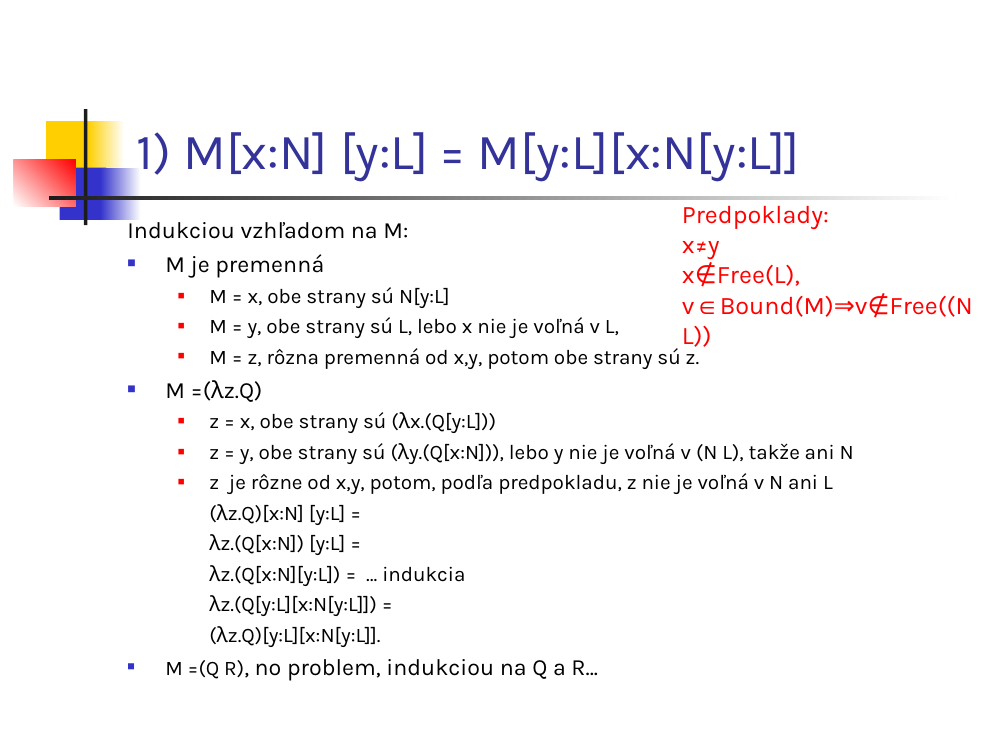
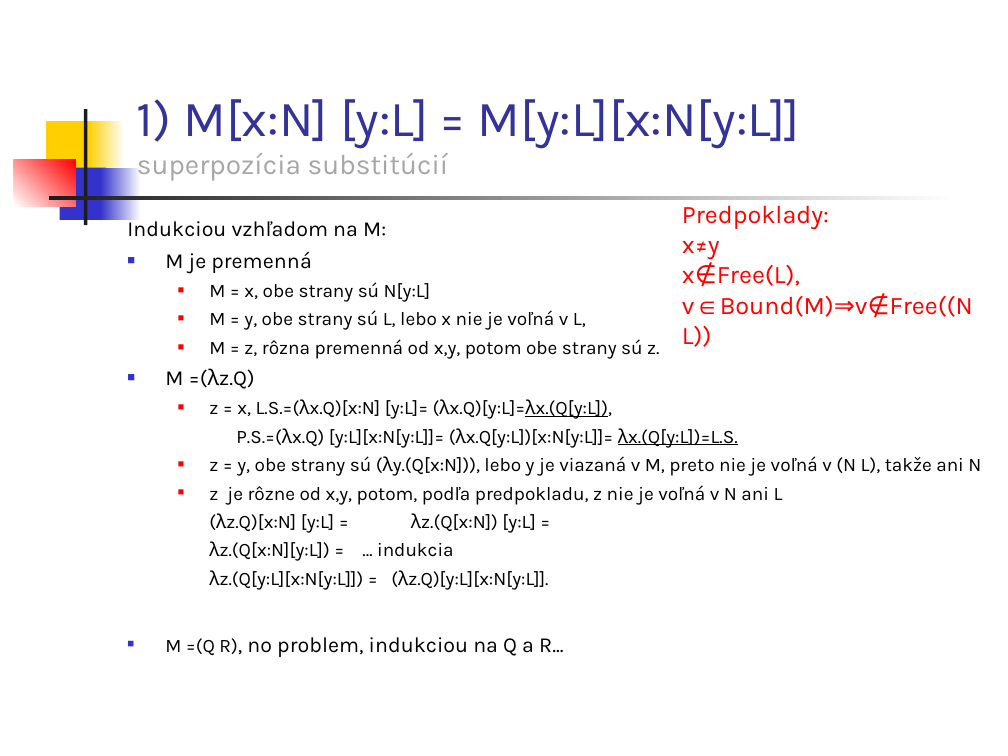
Before and after one commit to Funkcionalne/Prednasky, a slide deck: slide 19 of 05/05_fpro.ppt (slide 17 before the commit). Drawn at 1008x756 pixels with LibreOffice and Linux fonts; fonts in the diff are those of the drawing. Boxes give left, top, right and bottom in pixels: in the first picture for what was removed or moved away, otherwise in the second. Text is boxed around its words. In the diff, an @@ line names an element or a change of style, - is before the commit and + after.

```diff
--- a/05/05_fpro.ppt
+++ b/05/05_fpro.ppt
@@ title at [137, 99, 800, 181]: text changed @@
-1) M[x:N] [y:L] = M[y:L][x:N[y:L]]
+1) M[x:N] [y:L] = M[y:L][x:N[y:L]]
+superpozícia substitúcií
@@ text at [127, 216, 783, 657]: size 16.6 to 15.3 pt in "Indukciou vzhľadom na M:", "M je premenná", "M =(λz.Q)", "R), no problem, indukciou na Q a ..."; size 14.8 to 13.6 pt in "M = x, obe strany sú N[y:L]", "M = y, obe strany sú L, ...", "M = z, rôzna premenná od x,y, ...", "z je rôzne od x,y, potom, podľa ..." and 2 more places @@
@@ text at [209, 399, 981, 476]: text changed; size 14.8 to 13.6 pt @@
-  ■ z = x, obe strany sú (λx.(Q[y:L]))
-  ■ z = y, obe strany sú (λy.(Q[x:N])), lebo y nie je voľná v (N L), takže ani N
+  ■ z = x, L.S.=(λx.Q)[x:N] [y:L]= (λx.Q)[y:L]=λx.(Q[y:L]),
+  P.S.=(λx.Q) [y:L][x:N[y:L]]= (λx.Q[y:L])[x:N[y:L]]= λx.(Q[y:L])=L.S.
+  ■ z = y, obe strany sú (λy.(Q[x:N])), lebo y je viazaná v M, preto nie je voľná v (N L), takže ani N
@@ text at [209, 513, 536, 533]: text changed; size 14.8 to 13.6 pt @@
-  (λz.Q)[x:N] [y:L] =
-  λz.(Q[x:N]) [y:L] =
+  (λz.Q)[x:N] [y:L] = λz.(Q[x:N]) [y:L] =
@@ text at [209, 570, 548, 590]: text changed; size 14.8 to 13.6 pt @@
-  λz.(Q[y:L][x:N[y:L]]) =
-  (λz.Q)[y:L][x:N[y:L]].
+  λz.(Q[y:L][x:N[y:L]]) = (λz.Q)[y:L][x:N[y:L]].
```
Also in this commit, not shown: 11 other slides changed, 3 slides added, 6 other files.
